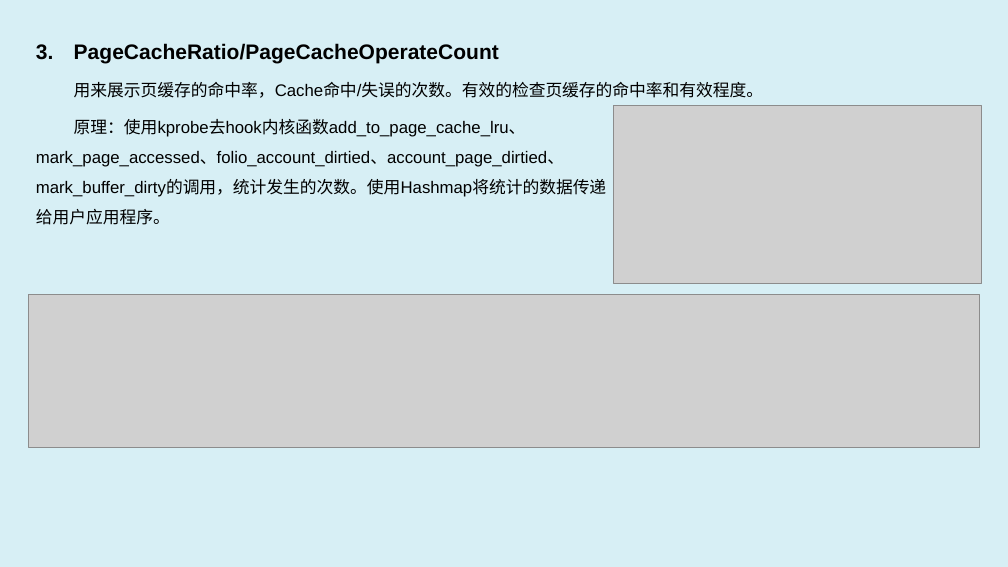
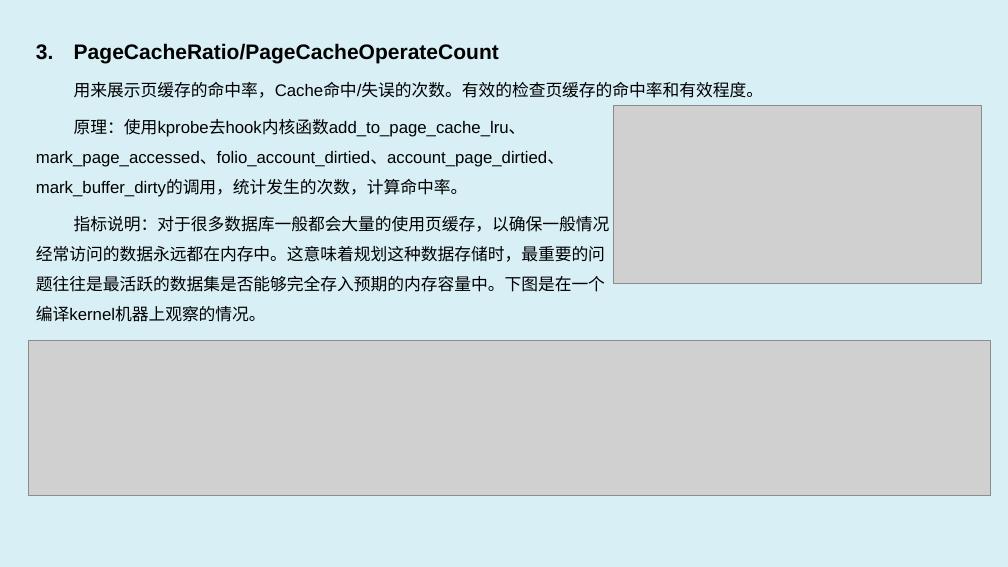
Before and after one commit to luxingwen/x-monitor, a slide deck: slide 5 of doc/x-monitor.eBPF Observe & Profiling.pptx. Drawn at 1008x567 pixels with LibreOffice and Linux fonts; fonts in the diff are those of the drawing; grey boxes stand for pictures. Boxes give left, top, right and bottom in pixels: in the first picture for what was removed or moved away, otherwise in the second. Text is boxed around its words. In the diff, an @@ line names an element or a change of style, - is before the commit and + after.

```diff
--- a/doc/x-monitor.eBPF Observe & Profiling.pptx
+++ b/doc/x-monitor.eBPF Observe & Profiling.pptx
@@ text "PageCacheRatio/PageCacheOperateCount": place and size @@
-text "PageCacheRatio/PageCacheOperateCount" at bbox=[36, 43, 763, 225]
+text "PageCacheRatio/PageCacheOperateCount" at bbox=[29, 22, 982, 499]
@@ text at bbox=[36, 119, 610, 322]: text changed @@
-原理：使用kprobe去hook内核函数add_to_page_cache_lru、
-mark_page_accessed、folio_account_dirtied、account_page_dirtied、
-mark_buffer_dirty的调用，统计发生的次数。使用Hashmap将统计的数据传递
-给用户应用程序。
+原理：使用kprobe去hook内核函数add_to_page_cache_lru、
+mark_page_accessed、folio_account_dirtied、account_page_dirtied、
+mark_buffer_dirty的调用，统计发生的次数，计算命中率。
+指标说明：对于很多数据库一般都会大量的使用页缓存，以确保一般情况
+经常访问的数据永远都在内存中。这意味着规划这种数据存储时，最重要的问
+题往往是最活跃的数据集是否能够完全存入预期的内存容量中。下图是在一个
+编译kernel机器上观察的情况。
@@ picture: place and size @@
-picture at bbox=[29, 294, 980, 448]
+picture at bbox=[29, 340, 991, 495]
```
Also in this commit, not shown: 2 other slides changed, 4 slides added, 1 slide removed, 12 other files.
